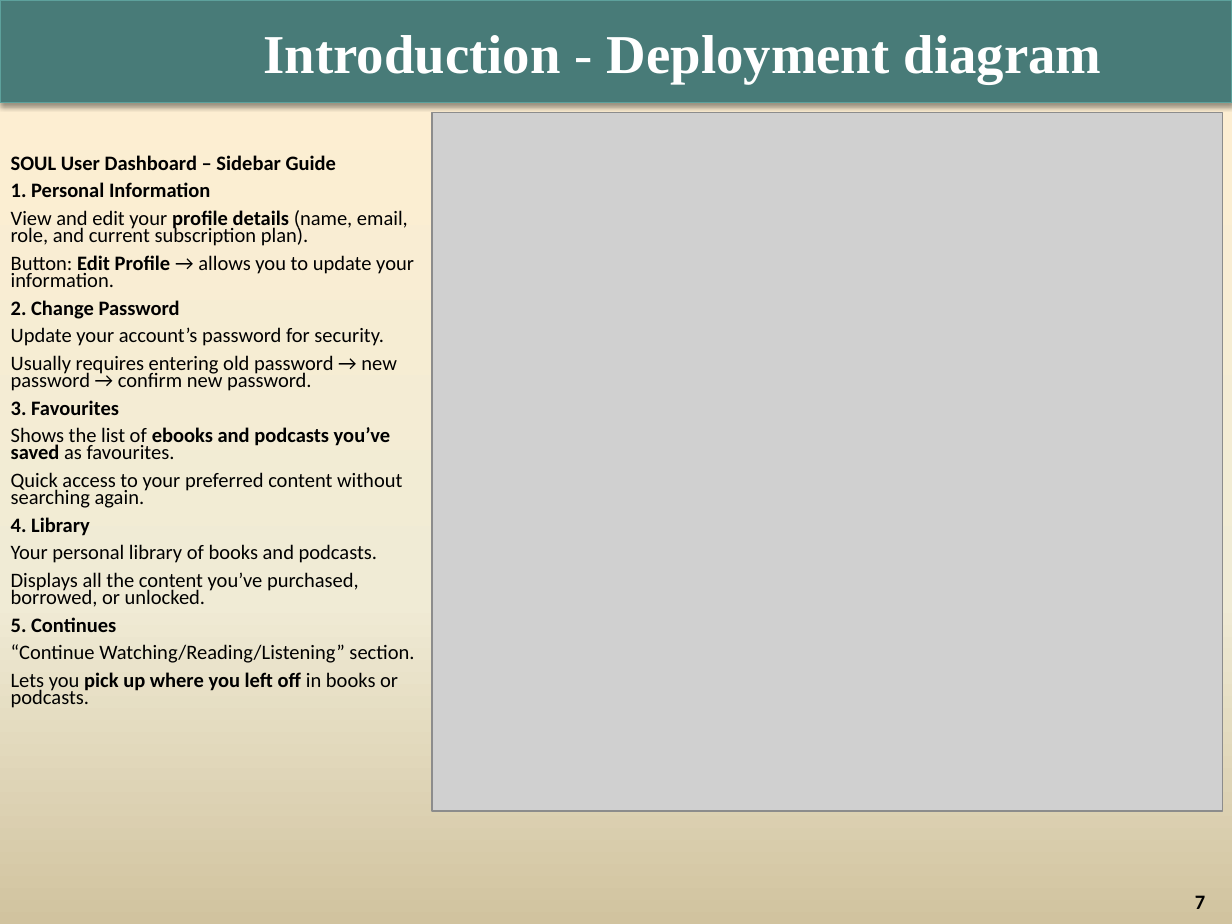
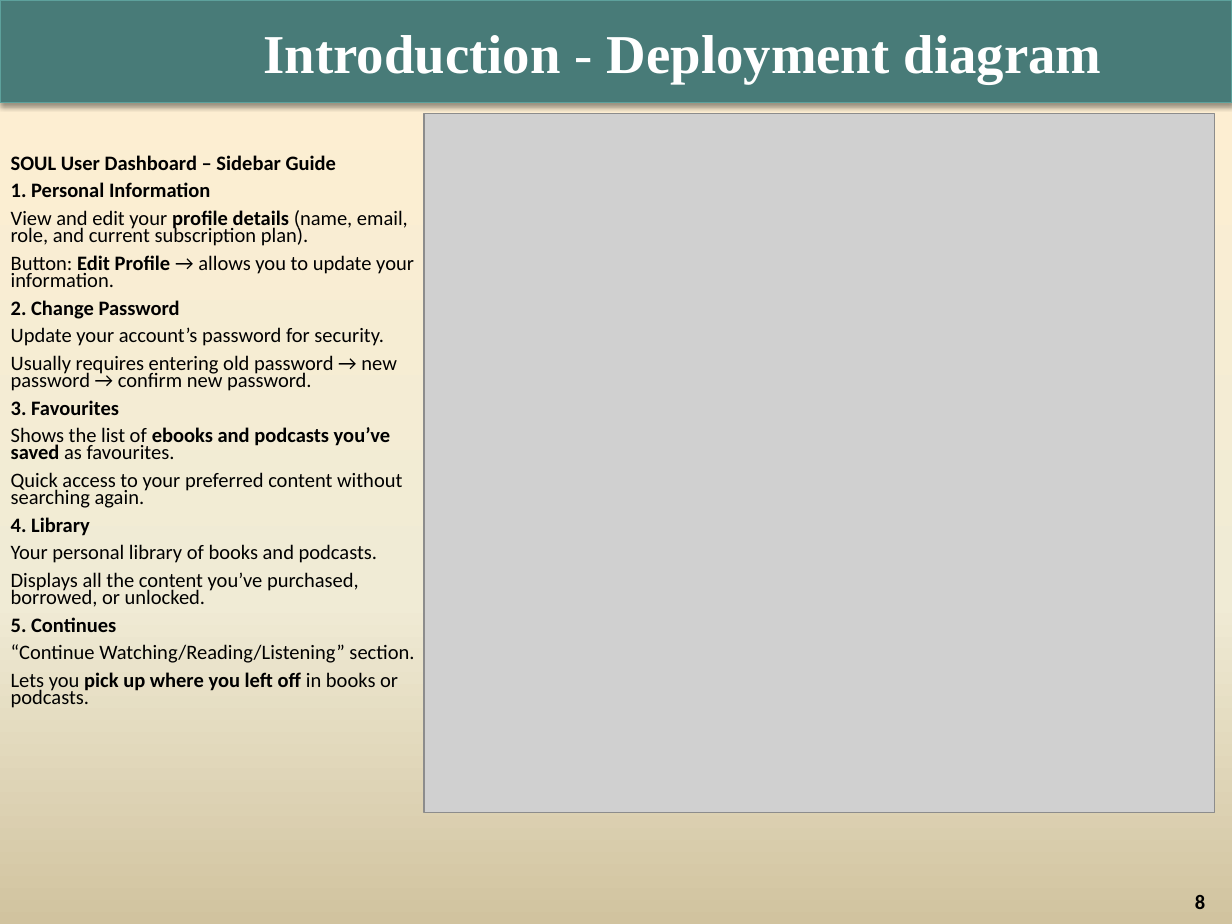
Before and after one commit to MITOM06/SOUL, a slide deck: slide 8 of Documentations/01. Project Docs/SOUL.pptx (slide 7 before the commit). Drawn at 1232x924 pixels with LibreOffice and Linux fonts; fonts in the diff are those of the drawing; grey boxes stand for pictures; background and template pictures are left out. Boxes give left, top, right and bottom in pixels: in the first picture for what was removed or moved away, otherwise in the second. Text is boxed around its words. In the diff, an @@ line names an element or a change of style, - is before the commit and + after.

```diff
--- a/Documentations/01. Project Docs/SOUL.pptx
+++ b/Documentations/01. Project Docs/SOUL.pptx
@@ picture moved from (x1=432, y1=112, x2=1223, y2=811) to (x1=424, y1=113, x2=1215, y2=812) @@
@@ page number at (x1=1195, y1=895, x2=1205, y2=909): text changed @@
-7
+8
```
Also in this commit, not shown: 1 slide added, 7 other files.
